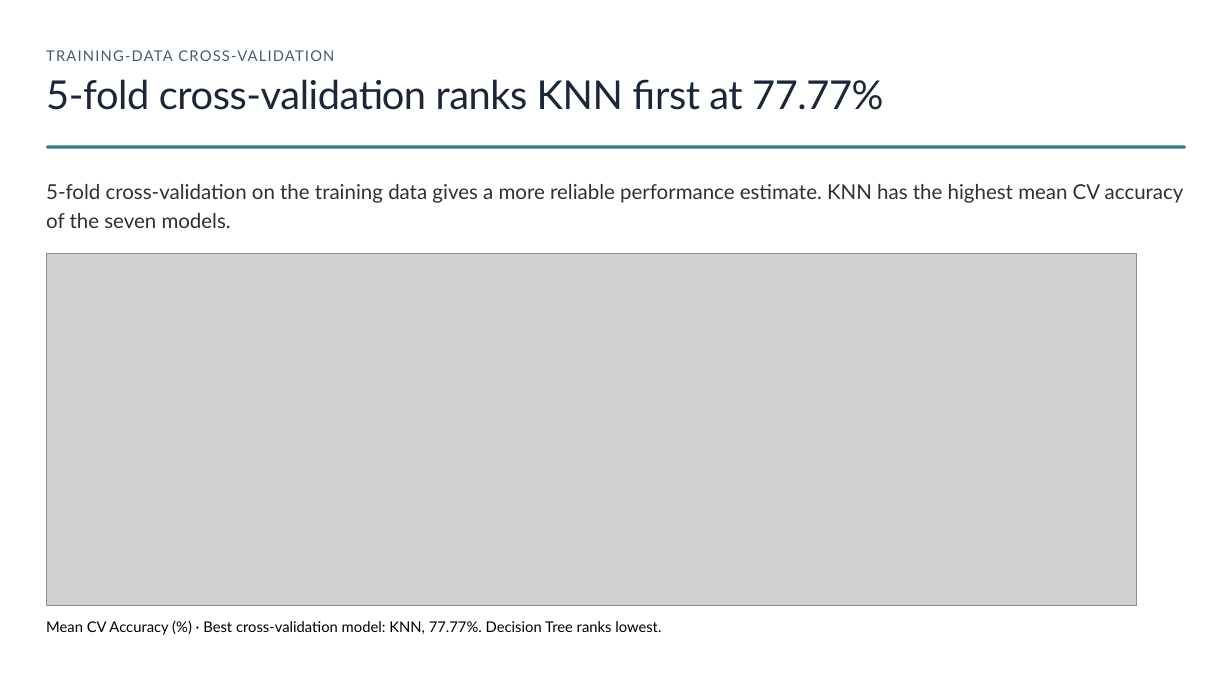
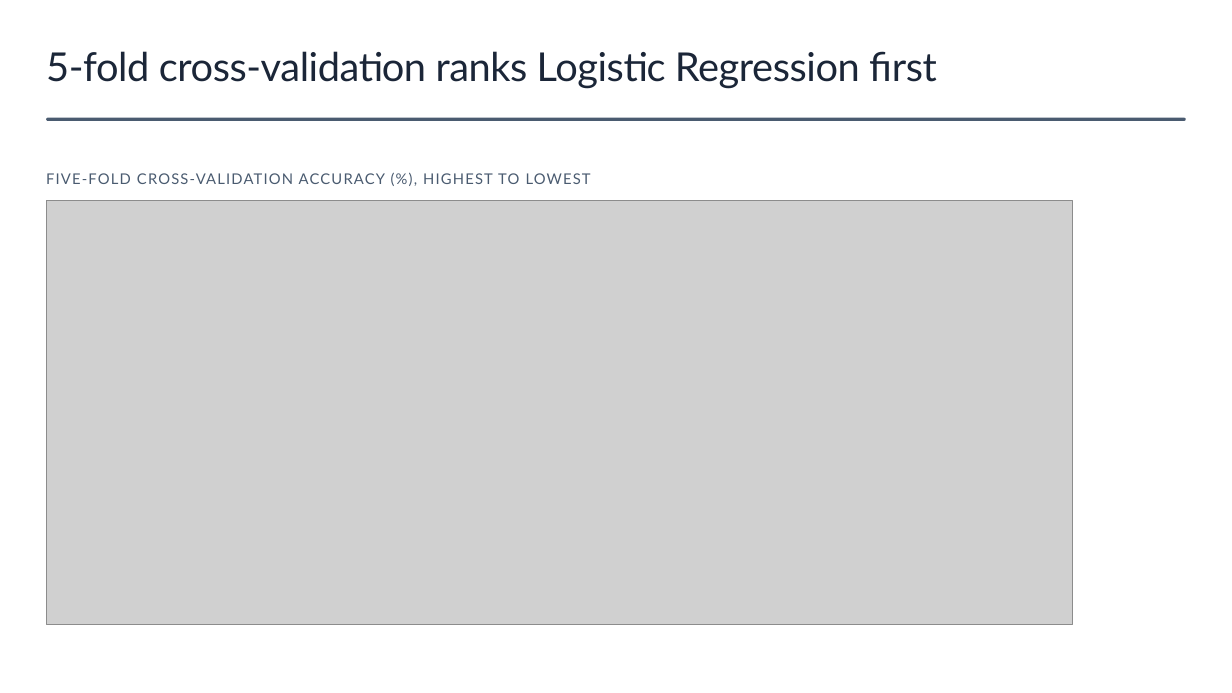
Before and after one commit to HazemWaelll/Diabetes-Prediction, a slide deck: slide 8 of Diabetes-Prediction.pptx. Drawn at 1232x693 pixels with LibreOffice and Linux fonts; fonts in the diff are those of the drawing; grey boxes stand for pictures; background and template pictures are left out. Boxes give left, top, right and bottom in pixels: in the first picture for what was removed or moved away, otherwise in the second. Text is boxed around its words. In the diff, an @@ line names an element or a change of style, - is before the commit and + after.

```diff
--- a/Diabetes-Prediction.pptx
+++ b/Diabetes-Prediction.pptx
@@ text at box(46, 51, 937, 89): text changed; size 11.5 to 31 pt; text colour #4A5B70 to #1B2638 @@
-TRAINING-DATA CROSS-VALIDATION
+5-fold cross-validation ranks Logistic Regression first
@@ text removed at box(46, 79, 883, 110) @@
-5-fold cross-validation ranks KNN first at 77.77%
@@ rounded rectangle: place and size @@
-rounded rectangle at box(46, 145, 1186, 148)
+rounded rectangle at box(46, 117, 1186, 120)
@@ rounded rectangle at box(46, 117, 1186, 120): fill #397B88 to #4A5B70 @@
@@ text at box(46, 173, 591, 184): text changed; size 16 to 11.5 pt; text colour #2B3139 to #4A5B70 @@
-5-fold cross-validation on the training data gives a more reliable performance estimate. KNN has the highest mean CV accuracy of the seven models.
+FIVE-FOLD CROSS-VALIDATION ACCURACY (%), HIGHEST TO LOWEST
@@ picture: place and size @@
-picture at box(46, 253, 1138, 606)
+picture at box(46, 201, 1073, 624)
@@ text removed at box(46, 621, 661, 635) @@
-Mean CV Accuracy (%) · Best cross-validation model: KNN, 77.77%. Decision Tree ranks lowest.
```
Also in this commit, not shown: 2 other slides changed, 3 slides added, 6 slides removed.
